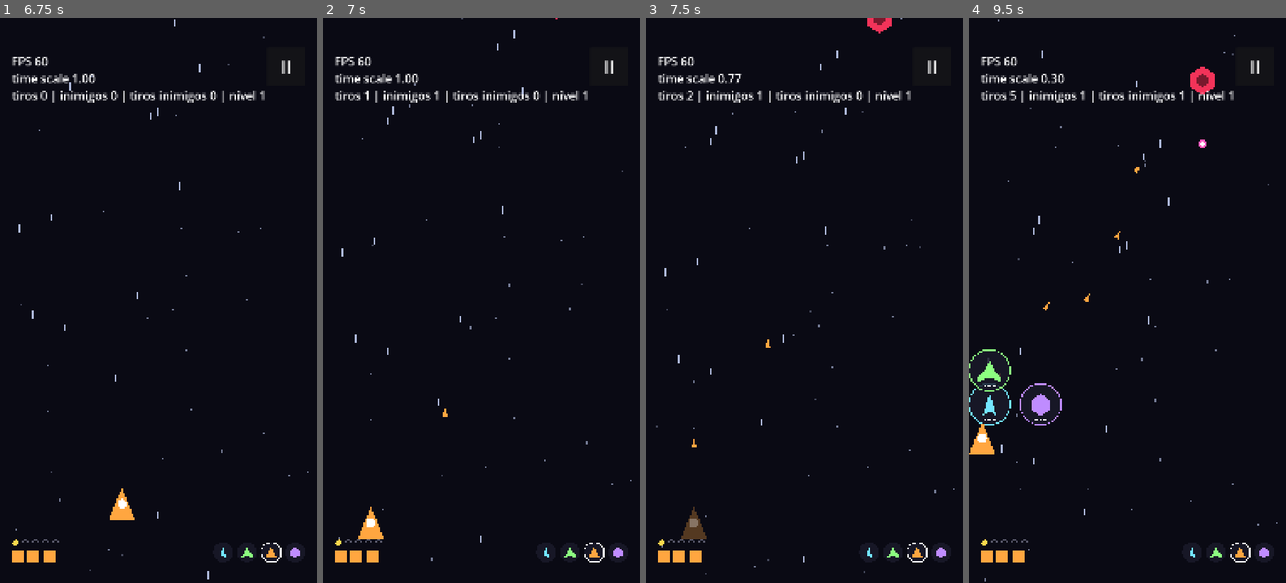
Above: before the commit, frames 1-4 (left to right).
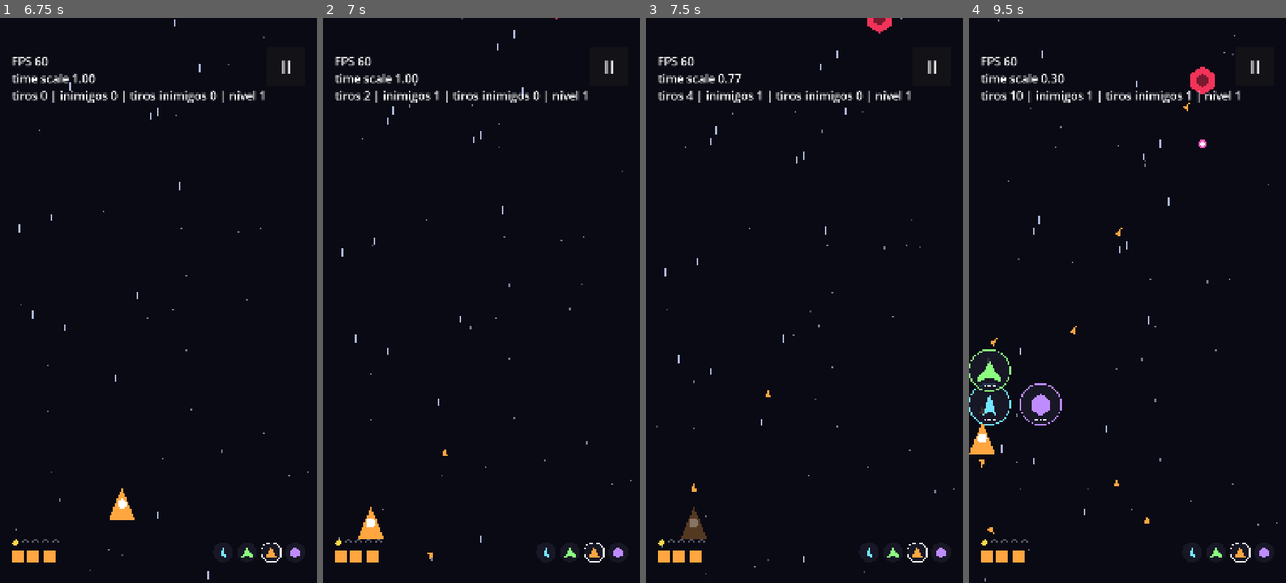
Above: after the commit, the same moments.

Repository: GDPonsoni/Nucleon-Squad-3D
Game: Godot game, scene res://scenes/menu.tscn
Same seed, same stepped clock (60 frames per second), same inputs: the game is played once before the commit and once after it.
Inputs (mouse positions are in pixels of both pictures, inside the frame that each line leads up to):
- Up to frame 1 (6.75 s): click "Play" at 0.5 s; click "II" at 1.25 s; click "Resume" at 2 s; click "II" at 2.75 s; click "Resume" at 3.5 s; click "II" at 4.25 s; click "Resume" at 5 s; move the mouse to (142, 413) at 5.77 s; click (142, 413) at 5.92 s; drag from (253, 385) to (142, 413) at 6.52 s
- Up to frame 2 (7 s): no input
- Up to frame 3 (7.5 s): move the mouse to (709, 215) at 7.27 s; click (709, 215) at 7.42 s
- Up to frame 4 (9.5 s): drag from (1143, 300) to (1032, 215) at 8.02 s; move the mouse to (1079, 159) at 8.77 s; click (1079, 159) at 8.92 s

Frame 1 is identical in both runs. In frame 2, less than 0.1% of the frame differs, in the area x 12-40%, y 12-96%; in frame 3, less than 0.1%; in frame 4, 1.0%, in the area x 3-86%, y 12-92%.

Commit message:
feat(weapons): mísseis saem em ondas em volta da nave antes de perseguir
Cada onda solta N mísseis em sequência ao redor da nave (efeito
espiral). Eles se afastam por 0,3 s e então perseguem o alvo, com giro
que aumenta com o tempo para não circular o inimigo. Dano por míssil
cai de 2 para 1; o dano por segundo fica ~25% menor em todos os níveis.

Co-Authored-By: Claude Opus 5.5 <noreply@anthropic.com>

Diff:
--- a/data/weapons/homing.tres
+++ b/data/weapons/homing.tres
@@ -5,63 +5,83 @@
 
 [sub_resource type="Resource" id="WeaponLevel_lv1"]
 script = ExtResource("2_level")
-damage = 2
+damage = 1
+fire_rate = 3.0
+projectile_speed = 1100.0
+projectile_size = Vector2(18, 30)
+projectile_shape = 2
+projectile_count = 2
+homing_turn_degrees = 300.0
+projectile_lifetime = 2.0
+wave_spacing_seconds = 0.025
+launch_radius = 60.0
+launch_speed = 500.0
+homing_delay_seconds = 0.3
+homing_turn_growth_degrees = 900.0
+
+[sub_resource type="Resource" id="WeaponLevel_lv2"]
+script = ExtResource("2_level")
+damage = 1
+fire_rate = 3.0
+projectile_speed = 1100.0
+projectile_size = Vector2(18, 30)
+projectile_shape = 2
+projectile_count = 4
+homing_turn_degrees = 330.0
+projectile_lifetime = 2.0
+wave_spacing_seconds = 0.025
+launch_radius = 60.0
+launch_speed = 500.0
+homing_delay_seconds = 0.3
+homing_turn_growth_degrees = 900.0
+
+[sub_resource type="Resource" id="WeaponLevel_lv3"]
+script = ExtResource("2_level")
+damage = 1
+fire_rate = 3.8
+projectile_speed = 1100.0
+projectile_size = Vector2(18, 30)
+projectile_shape = 2
+projectile_count = 5
+homing_turn_degrees = 360.0
+projectile_lifetime = 2.0
+wave_spacing_seconds = 0.025
+launch_radius = 60.0
+launch_speed = 500.0
+homing_delay_seconds = 0.3
+homing_turn_growth_degrees = 900.0
+
+[sub_resource type="Resource" id="WeaponLevel_lv4"]
+script = ExtResource("2_level")
+damage = 1
+fire_rate = 3.9
+projectile_speed = 1100.0
+projectile_size = Vector2(18, 30)
+projectile_shape = 2
+projectile_count = 7
+homing_turn_degrees = 400.0
+projectile_lifetime = 2.0
+wave_spacing_seconds = 0.025
+launch_radius = 60.0
+launch_speed = 500.0
+homing_delay_seconds = 0.3
+homing_turn_growth_degrees = 900.0
+
+[sub_resource type="Resource" id="WeaponLevel_lv5"]
+script = ExtResource("2_level")
+damage = 1
 fire_rate = 4.0
 projectile_speed = 1100.0
 projectile_size = Vector2(18, 30)
 projectile_shape = 2
-projectile_count = 1
-spread_degrees = 0.0
-homing_turn_degrees = 270.0
-projectile_lifetime = 2.5
-
-[sub_resource type="Resource" id="WeaponLevel_lv2"]
-script = ExtResource("2_level")
-damage = 2
-fire_rate = 4.0
-projectile_speed = 1100.0
-projectile_size = Vector2(18, 30)
-projectile_shape = 2
-projectile_count = 2
-spread_degrees = 30.0
-homing_turn_degrees = 300.0
-projectile_lifetime = 2.5
-
-[sub_resource type="Resource" id="WeaponLevel_lv3"]
-script = ExtResource("2_level")
-damage = 2
-fire_rate = 4.5
-projectile_speed = 1100.0
-projectile_size = Vector2(18, 30)
-projectile_shape = 2
-projectile_count = 3
-spread_degrees = 40.0
-homing_turn_degrees = 330.0
-projectile_lifetime = 2.5
-
-[sub_resource type="Resource" id="WeaponLevel_lv4"]
-script = ExtResource("2_level")
-damage = 2
-fire_rate = 4.5
-projectile_speed = 1100.0
-projectile_size = Vector2(18, 30)
-projectile_shape = 2
-projectile_count = 4
-spread_degrees = 50.0
-homing_turn_degrees = 360.0
-projectile_lifetime = 2.5
-
-[sub_resource type="Resource" id="WeaponLevel_lv5"]
-script = ExtResource("2_level")
-damage = 2
-fire_rate = 5.0
-projectile_speed = 1100.0
-projectile_size = Vector2(18, 30)
-projectile_shape = 2
-projectile_count = 5
-spread_degrees = 60.0
-homing_turn_degrees = 420.0
-projectile_lifetime = 2.5
+projectile_count = 8
+homing_turn_degrees = 450.0
+projectile_lifetime = 2.0
+wave_spacing_seconds = 0.025
+launch_radius = 60.0
+launch_speed = 500.0
+homing_delay_seconds = 0.3
+homing_turn_growth_degrees = 900.0
 
 [resource]
 script = ExtResource("1_script")
--- a/scripts/weapons/bullet.gd
+++ b/scripts/weapons/bullet.gd
@@ -10,7 +10,12 @@
 
 ## Teleguiado: giro máximo em rad/s (0 = reto) e função (posição) -> alvo ou null.
 var homing_turn_rate: float = 0.0
+## Aumento do giro por segundo enquanto persegue: fecha a curva e evita circular o alvo.
+var homing_turn_growth: float = 0.0
 var target_finder: Callable
+## Segundos até começar a perseguir; ao começar, a velocidade vira cruise_speed (0 = mantém).
+var homing_delay: float = 0.0
+var cruise_speed: float = 0.0
 ## Segundos até sumir (0 = só some ao sair da tela). Evita míssil circulando o alvo para sempre.
 var life_left: float = 0.0
 
@@ -25,7 +30,10 @@
 	damage = dmg
 	radius = (size.x + size.y) * 0.25
 	homing_turn_rate = 0.0
+	homing_turn_growth = 0.0
 	target_finder = Callable()
+	homing_delay = 0.0
+	cruise_speed = 0.0
 	life_left = 0.0
 	_size = size
 	_color = color
@@ -42,14 +50,20 @@
 		if life_left <= 0.0:
 			expire()
 			return
-	if homing_turn_rate > 0.0 and target_finder.is_valid():
+	if homing_delay > 0.0:
+		homing_delay -= delta
+		if homing_delay <= 0.0 and cruise_speed > 0.0:
+			velocity = velocity.normalized() * cruise_speed
+	elif homing_turn_rate > 0.0 and target_finder.is_valid():
+		homing_turn_rate += homing_turn_growth * delta
 		var target: Node2D = target_finder.call(position)
 		if target != null:
 			var angle: float = rotate_toward(velocity.angle(), (target.position - position).angle(), homing_turn_rate * delta)
 			velocity = Vector2.from_angle(angle) * velocity.length()
 			rotation = angle + PI * 0.5
 	position += velocity * delta
-	if not get_viewport_rect().grow(_size.length()).has_point(position):
+	# Com tempo de vida, pode sair um pouco da tela (míssil fazendo a curva de volta)
+	if life_left <= 0.0 and not get_viewport_rect().grow(_size.length()).has_point(position):
 		expire()
 
 
--- /dev/null
+++ b/scripts/weapons/homing_weapon.gd
@@ -0,0 +1,40 @@
+class_name HomingWeapon
+extends Weapon
+## Mísseis em ondas: cada onda solta N mísseis em volta da nave, um após o outro,
+## girando como um relógio. Eles se afastam devagar e só depois perseguem o alvo.
+
+var _cooldown: float = 0.0
+var _pending: int = 0  # mísseis que faltam na onda atual
+var _next_launch: float = 0.0
+var _angle: float = -PI * 0.5  # continua entre ondas (efeito espiral)
+
+
+func _process(delta: float) -> void:
+	# delta escalado: as ondas também desaceleram na câmera lenta
+	_cooldown -= delta
+	if _cooldown <= 0.0 and _pending == 0:
+		_cooldown += 1.0 / stats.fire_rate
+		_pending = stats.projectile_count
+		_next_launch = 0.0
+
+	_next_launch -= delta
+	while _pending > 0 and _next_launch <= 0.0:
+		_launch()
+		_pending -= 1
+		_next_launch += stats.wave_spacing_seconds
+
+
+func _launch() -> void:
+	var dir := Vector2.from_angle(_angle)
+	_angle = wrapf(_angle + TAU / stats.projectile_count, 0.0, TAU)
+	var bullet := context.player_bullets.acquire() as Bullet
+	if bullet == null:
+		return
+	bullet.activate(global_position + dir * stats.launch_radius, dir * stats.launch_speed, stats.damage,
+		stats.projectile_size, data.color, stats.projectile_shape)
+	bullet.life_left = stats.projectile_lifetime
+	bullet.homing_turn_rate = deg_to_rad(stats.homing_turn_degrees)
+	bullet.homing_turn_growth = deg_to_rad(stats.homing_turn_growth_degrees)
+	bullet.homing_delay = stats.homing_delay_seconds
+	bullet.cruise_speed = stats.projectile_speed
+	bullet.target_finder = context.nearest_enemy
--- a/scripts/weapons/projectile_weapon.gd
+++ b/scripts/weapons/projectile_weapon.gd
@@ -1,6 +1,6 @@
 class_name ProjectileWeapon
 extends Weapon
-## Dispara projéteis do pool: um ou vários em leque, retos ou teleguiados.
+## Dispara projéteis retos do pool: um ou vários em leque.
 
 var _cooldown: float = 0.0
 
@@ -27,6 +27,3 @@
 		bullet.activate(origin, Vector2.from_angle(angle) * stats.projectile_speed, stats.damage,
 			stats.projectile_size, data.color, stats.projectile_shape)
 		bullet.life_left = stats.projectile_lifetime
-		if stats.homing_turn_degrees > 0.0:
-			bullet.homing_turn_rate = deg_to_rad(stats.homing_turn_degrees)
-			bullet.target_finder = context.nearest_enemy
--- a/scripts/weapons/weapon.gd
+++ b/scripts/weapons/weapon.gd
@@ -15,6 +15,8 @@
 			weapon = BeamWeapon.new()
 		WeaponData.Kind.ORBIT:
 			weapon = OrbitWeapon.new()
+		WeaponData.Kind.HOMING:
+			weapon = HomingWeapon.new()
 		_:
 			weapon = ProjectileWeapon.new()
 	weapon.data = weapon_data
--- a/scripts/weapons/weapon_level.gd
+++ b/scripts/weapons/weapon_level.gd
@@ -4,7 +4,7 @@
 
 @export var damage: int = 1
 
-@export_group("Projéteis (Leque, Mísseis)")
+@export_group("Projéteis (Leque, Mísseis)")  # nos Mísseis: fire_rate = ondas/s, count = mísseis por onda
 @export var fire_rate: float = 8.0  # disparos por segundo
 @export var projectile_speed: float = 2000.0
 @export var projectile_size: Vector2 = Vector2(10.0, 32.0)
@@ -13,6 +13,13 @@
 @export var spread_degrees: float = 0.0  # abertura total do leque
 @export var homing_turn_degrees: float = 0.0  # giro por segundo (0 = reto)
 @export var projectile_lifetime: float = 0.0  # segundos (0 = até sair da tela)
+
+@export_group("Mísseis em ondas")
+@export var wave_spacing_seconds: float = 0.025  # entre mísseis da mesma onda
+@export var launch_radius: float = 60.0  # distância da nave onde o míssil surge
+@export var launch_speed: float = 500.0  # velocidade ao se afastar da nave
+@export var homing_delay_seconds: float = 0.3  # tempo se afastando antes de perseguir
+@export var homing_turn_growth_degrees: float = 0.0  # aumento do giro por segundo ao perseguir
 
 @export_group("Raio")
 @export var beam_count: int = 1
Not shown, added: scripts/weapons/homing_weapon.gd.uid
